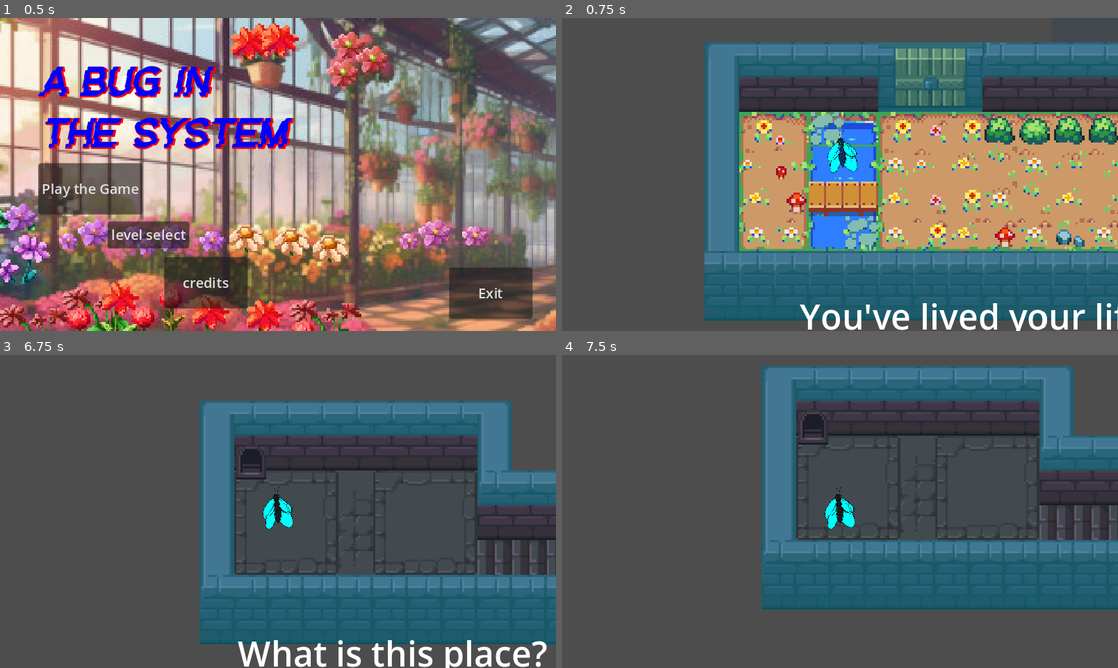
Above: before the commit, frames 1-4 (two rows, left to right).
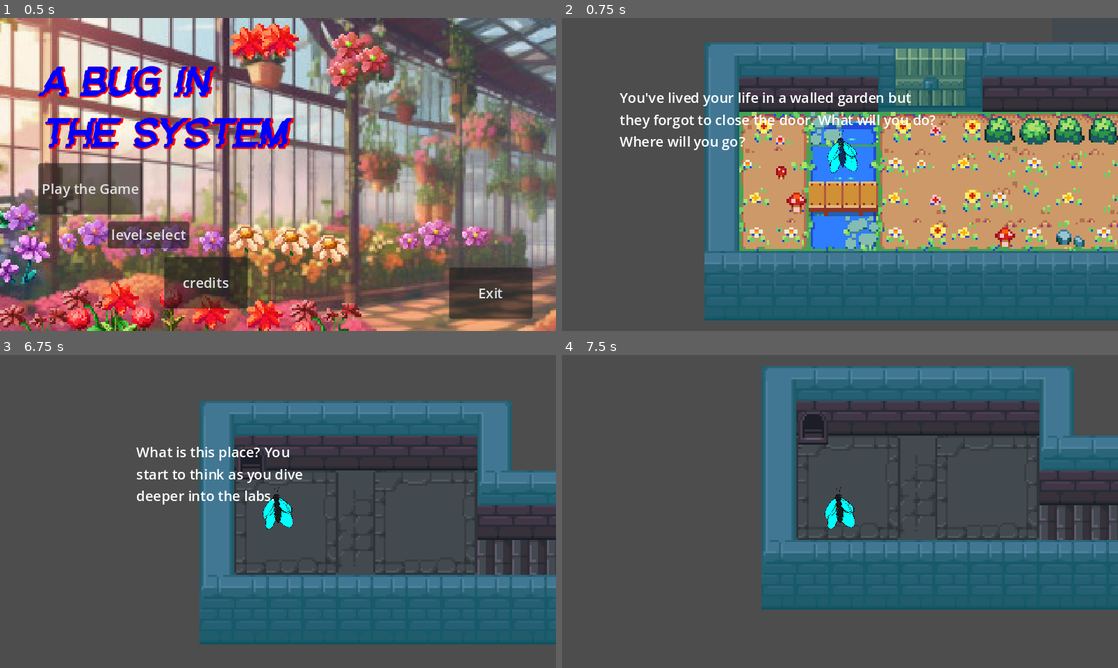
Above: after the commit, the same moments.

Repository: Firewheelstudio/Glitch-Maze-Escape
Game: Godot game, scene res://Scenes/start_menu.tscn
Two runs of this game, one before a commit and one after it. Both use one fixed random seed, a clock stepped at 60 frames per second and the inputs below. The engine's default icon, where the game draws it, is replaced by a stand-in: a white triangle on a blue panel in a dark square.
Inputs:
- Up to frame 1 (0.5 s): no input
- Up to frame 2 (0.75 s): click "Play the Game" at 0.5 s
- Up to frame 3 (6.75 s): tap Enter at 1.25 s; hold D (move_right) 1.28-2.03 s; hold S (move_down) 2.03-2.78 s; hold D (move_right) 2.78-3.53 s; hold W (move_up) 3.53-4.28 s; hold A (move_left) 4.28-5.75 s; click "level select" at 5.75 s; click "level 2" at 6.5 s
- Up to frame 4 (7.5 s): hold S (move_down) from 7.28 s (still down)

Frame 1 is identical in both runs. In frame 2, 3.4% of the frame differs, in the area x 10-100%, y 23-100%; in frame 3, 2.8%; in frame 4, nothing differs.

Commit message:
fixedtext

Diff:
--- a/boundaries/Scenes/level_1.tscn
+++ b/boundaries/Scenes/level_1.tscn
@@ -23,6 +23,8 @@
 [ext_resource type="AudioStream" uid="uid://dvxt1htsrfoyv" path="res://Music/alarm-26718.wav" id="21_etm4l"]
 [ext_resource type="Script" path="res://Scripts/alarm_player.gd" id="21_sphia"]
 
+[sub_resource type="LabelSettings" id="LabelSettings_cll2x"]
+
 [sub_resource type="AtlasTexture" id="AtlasTexture_yen1x"]
 atlas = ExtResource("14_vn21h")
 region = Rect2(0, 0, 370, 348)
@@ -185,14 +187,15 @@
 script = ExtResource("6_615l3")
 
 [node name="Label" type="Label" parent="playernode/Camera2D/CanvasLayer"]
-offset_left = 274.0
-offset_top = 315.0
-offset_right = 1346.0
-offset_bottom = 486.0
+offset_left = 66.0
+offset_top = 80.0
+offset_right = 1138.0
+offset_bottom = 251.0
 theme_override_font_sizes/font_size = 40
 text = "You've lived your life in a walled garden but
 they forgot to close the door. What will you do?
 Where will you go?"
+label_settings = SubResource("LabelSettings_cll2x")
 
 [node name="Label2" type="Label" parent="playernode/Camera2D/CanvasLayer"]
 offset_left = -45.0
--- a/boundaries/Scenes/level_2.tscn
+++ b/boundaries/Scenes/level_2.tscn
@@ -18,6 +18,8 @@
 [ext_resource type="Script" path="res://Scripts/alarm_player.gd" id="16_e2sx3"]
 [ext_resource type="PackedScene" uid="uid://jlh8eydg68jj" path="res://Scenes/checpointmanager.tscn" id="17_k433c"]
 
+[sub_resource type="LabelSettings" id="LabelSettings_rur7s"]
+
 [sub_resource type="AtlasTexture" id="AtlasTexture_1bucl"]
 atlas = ExtResource("9_xc0si")
 region = Rect2(0, 0, 208, 206)
@@ -195,14 +197,15 @@
 text = "level select"
 
 [node name="Label" type="Label" parent="playernode/Camera2D/CanvasLayer"]
-offset_left = 274.0
-offset_top = 315.0
-offset_right = 1346.0
-offset_bottom = 486.0
+offset_left = 157.0
+offset_top = 100.0
+offset_right = 1229.0
+offset_bottom = 271.0
 theme_override_font_sizes/font_size = 40
 text = "What is this place? You
 start to think as you dive
 deeper into the labs. "
+label_settings = SubResource("LabelSettings_rur7s")
 
 [node name="Label2" type="Label" parent="playernode/Camera2D/CanvasLayer"]
 offset_left = -45.0
--- a/boundaries/Scenes/level_3.tscn
+++ b/boundaries/Scenes/level_3.tscn
@@ -12,6 +12,8 @@
 [ext_resource type="PackedScene" uid="uid://dk0hscnisbwn8" path="res://Scenes/vertical_patrolling_enemy.tscn" id="10_dhhp6"]
 [ext_resource type="PackedScene" uid="uid://vxbp0b18ycsg" path="res://Scenes/horizontal_patrolling_enemy.tscn" id="11_a0eyo"]
 
+[sub_resource type="LabelSettings" id="LabelSettings_b33ty"]
+
 [sub_resource type="RectangleShape2D" id="RectangleShape2D_82cxc"]
 size = Vector2(491.5, 377)
 
@@ -168,12 +170,13 @@
 script = ExtResource("4_6pqmu")
 
 [node name="Label" type="Label" parent="playernode/Camera2D/CanvasLayer"]
-offset_left = 244.0
-offset_top = 466.0
-offset_right = 2016.0
-offset_bottom = 579.0
+offset_left = 87.0
+offset_top = 98.0
+offset_right = 1859.0
+offset_bottom = 211.0
 theme_override_font_sizes/font_size = 40
 text = "What was this place and why had they been hiding this?"
+label_settings = SubResource("LabelSettings_b33ty")
 metadata/_edit_use_anchors_ = true
 
 [node name="Label2" type="Label" parent="playernode/Camera2D/CanvasLayer"]
Not shown: 1 places in boundaries/Scenes/level_1.tscn that only renumber resources
Not shown: 1 places in boundaries/Scenes/level_2.tscn that only renumber resources
Not shown: 1 places in boundaries/Scenes/level_3.tscn that only renumber resources
